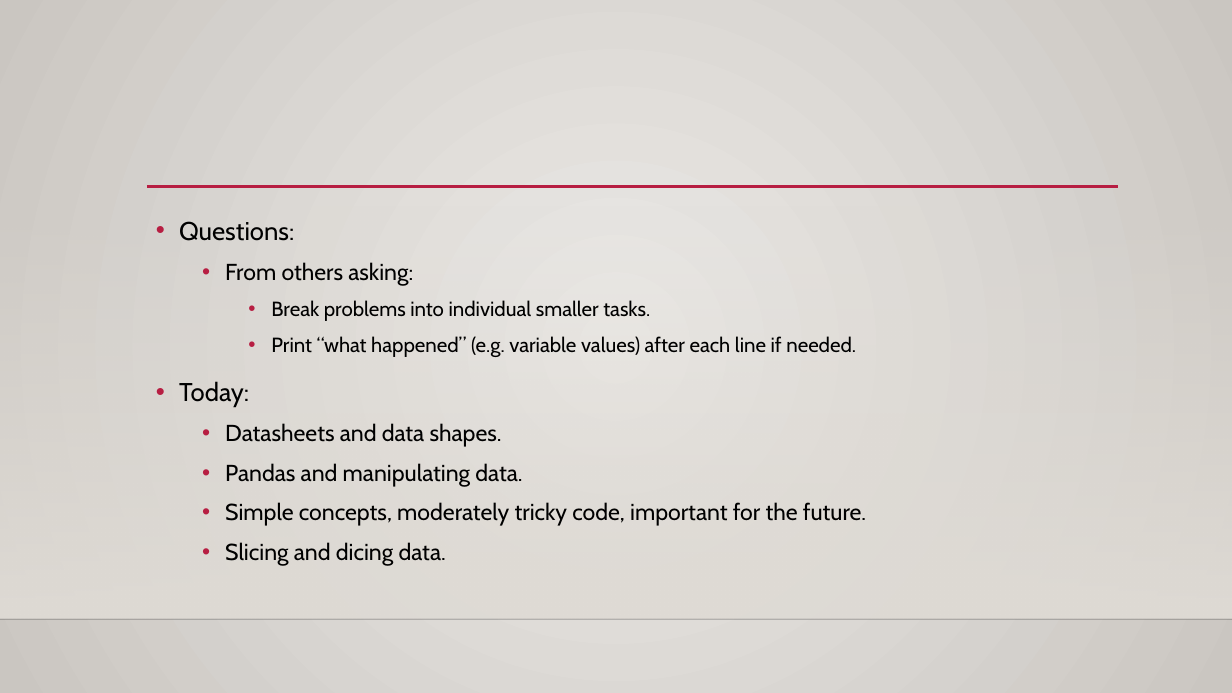
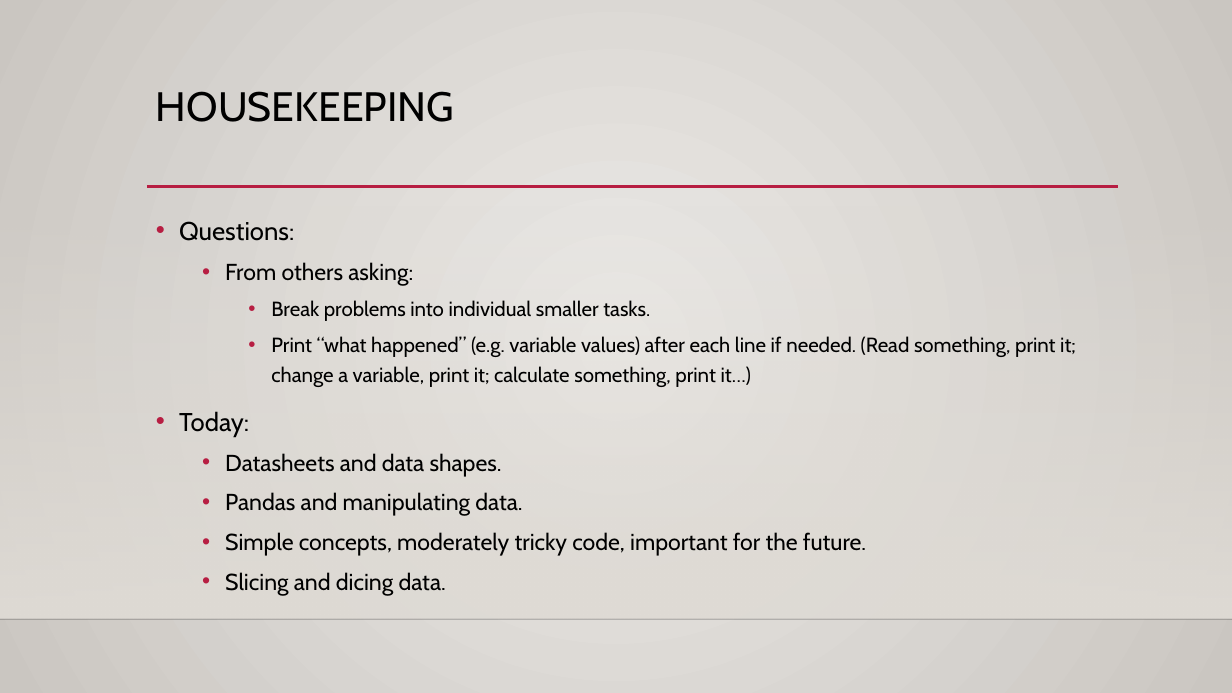
Before and after one commit to AkeemSemper/ML_for_Non_DS_Students, a slide deck: slide 1 of course_resources/slides/Used/005_Pandas_Datasheet.pptx. Drawn at 1232x693 pixels with LibreOffice and Linux fonts; fonts in the diff are those of the drawing; background and template pictures are left out. Boxes give left, top, right and bottom in pixels: in the first picture for what was removed or moved away, otherwise in the second. Text is boxed around its words. In the diff, an @@ line names an element or a change of style, - is before the commit and + after.

```diff
--- a/course_resources/slides/Used/005_Pandas_Datasheet.pptx
+++ b/course_resources/slides/Used/005_Pandas_Datasheet.pptx
@@ title added at bbox=[156, 91, 454, 122], 32 pt, text #000000 @@
+HOUSEKEEPING
@@ text at bbox=[271, 336, 1076, 387]: text changed @@
-    • Print “what happened” (e.g. variable values) after each line if needed.
+    • Print “what happened” (e.g. variable values) after each line if needed. (Read something, print it; change a variable, print it; calculate something, print it…)
```
Also in this commit, not shown: 6 other files.
